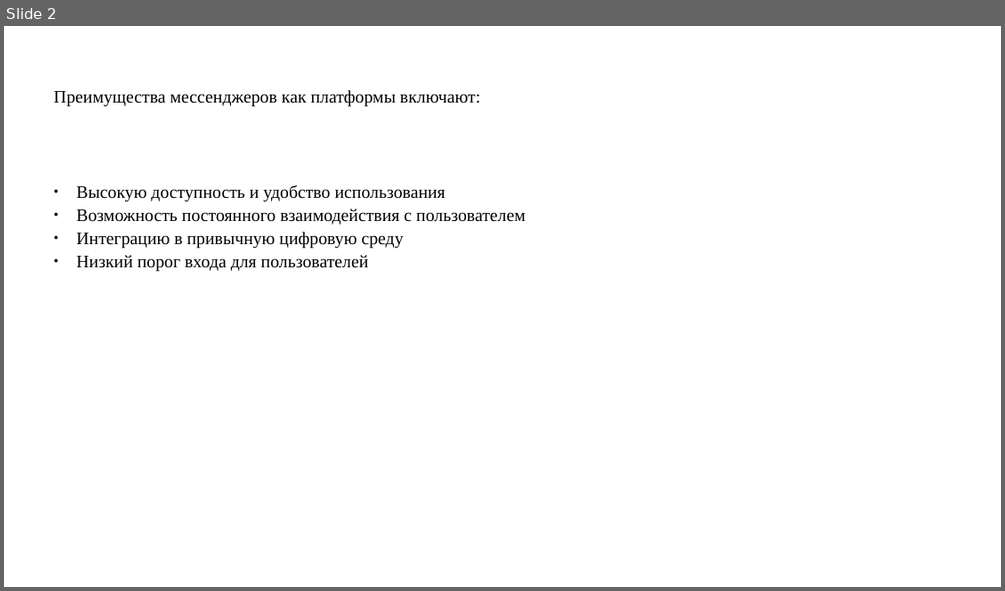
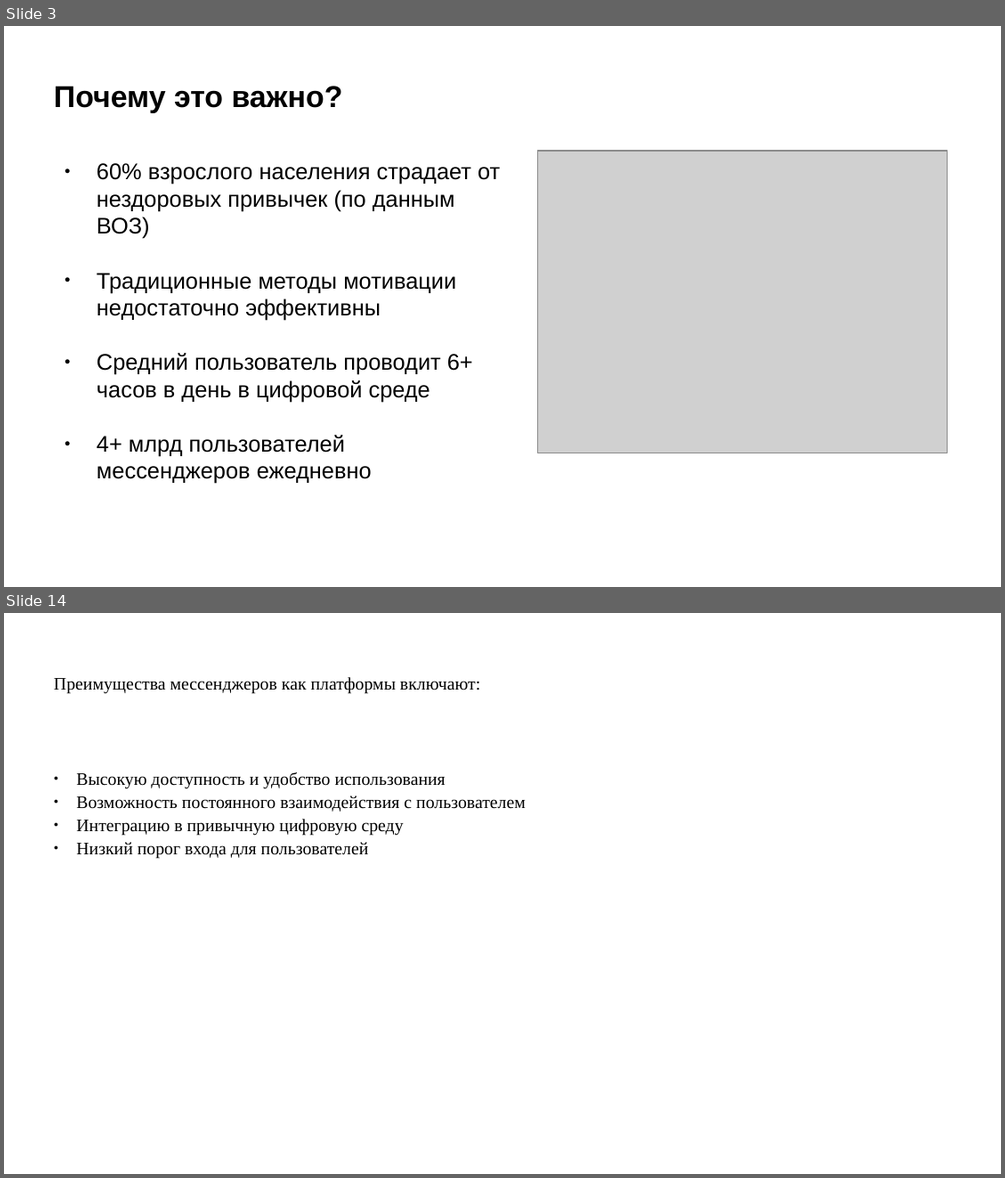
Before and after one commit to pagamov/pagamov_bot, a slide deck: docs/Гамов_Презентация Отчет НИР_26.pptx. Shown one above the other, each under a label of ours: slide 2 before the commit, slides 3 and 14 after it; the slides between them are not shown. The pictures are 1005x591 and 1005x1178 pixels, drawn with LibreOffice and Linux fonts; fonts in the diff are those of the drawing; grey boxes stand for pictures. Boxes give left, top, right and bottom in pixels: in the first picture for what was removed or moved away, otherwise in the second. Text is boxed around its words. In the diff, an @@ line names an element or a change of style, - is before the commit and + after.

```diff
--- a/docs/Гамов_Презентация Отчет НИР_26.pptx
+++ b/docs/Гамов_Презентация Отчет НИР_26.pptx
@@ slide 3 added at (4, 26, 1001, 587), background #FFFFFF @@
@@ title added at (54, 86, 343, 113), 24 pt, text #000000, bold @@
+Почему это важно?
@@ picture added at (538, 151, 947, 453) @@
@@ text added at (97, 163, 500, 483), 18 pt, text #000000 @@
+● 60% взрослого населения страдает от нездоровых привычек (по данным ВОЗ)
+● Традиционные методы мотивации недостаточно эффективны
+● Средний пользователь проводит 6+ часов в день в цифровой среде
+● 4+ млрд пользователей мессенджеров ежедневно
@@ what was slide 2 is now slide 14 @@
```
Also in this commit, not shown: 12 other slides added, 1 slide removed, 3 other files.
